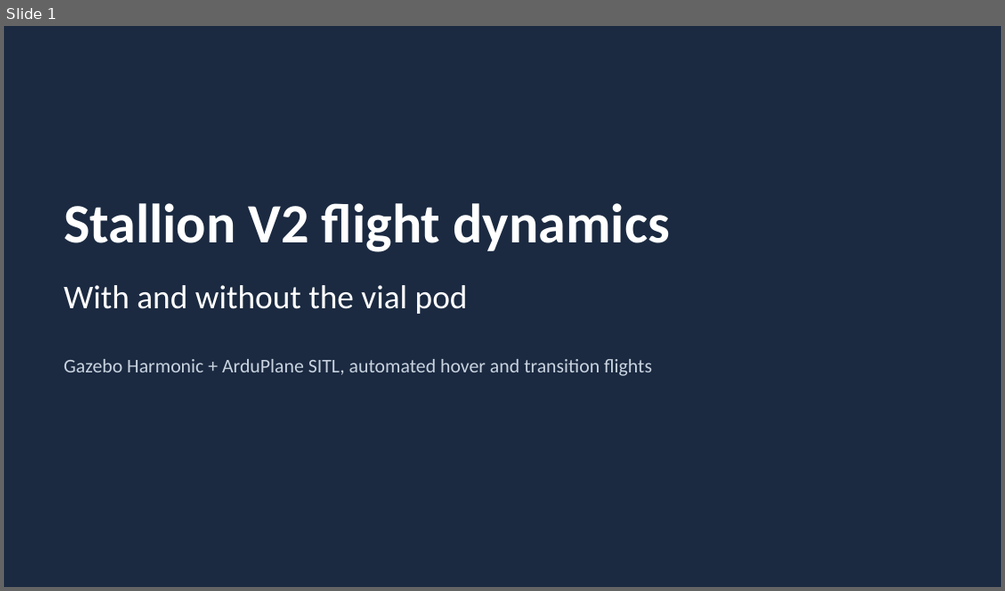
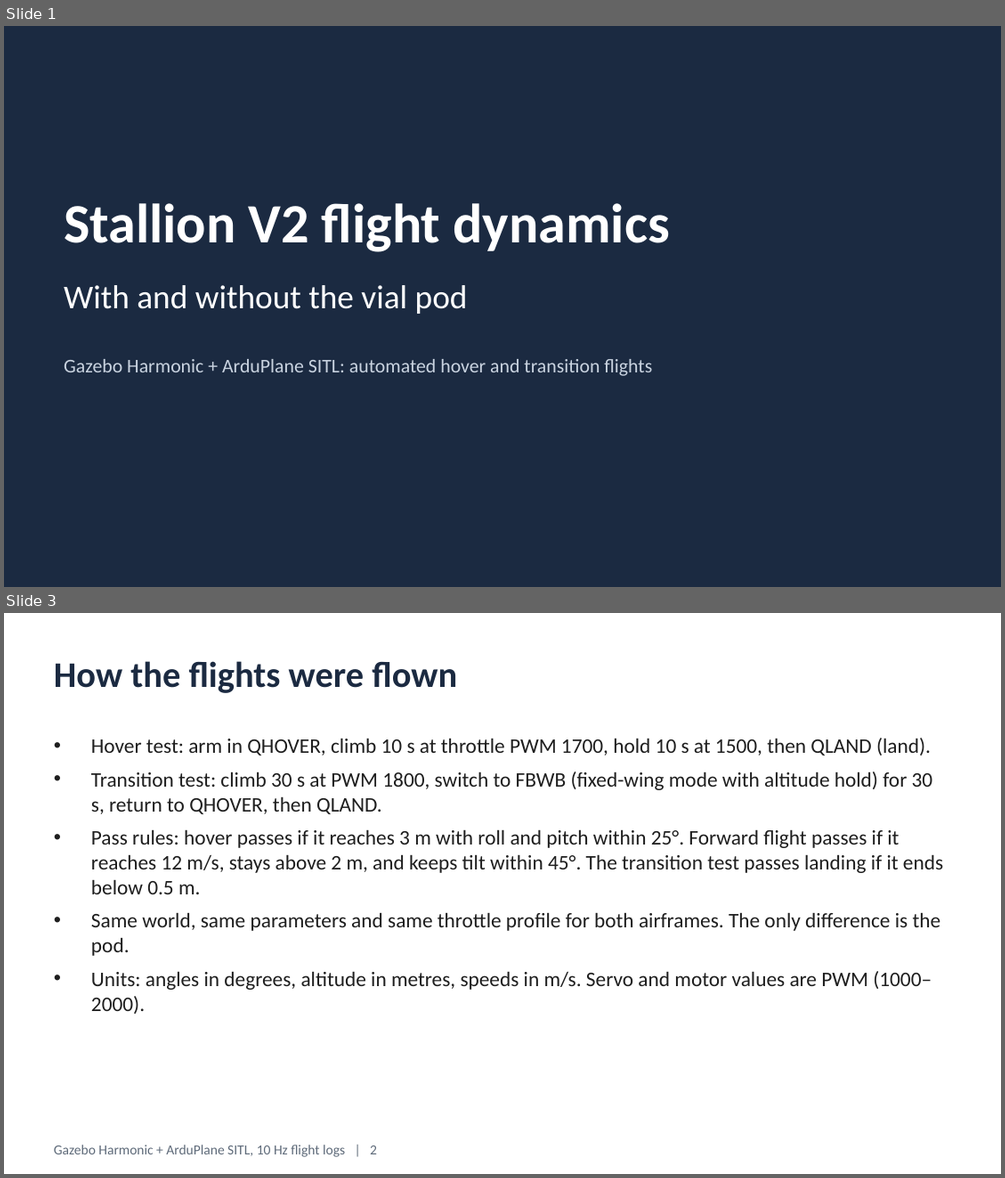
Before and after one commit to nimit0506/StallionAutomation, a slide deck: docs/Stallion_V2_Pod_vs_NoPod_Flight_Dynamics.pptx. Shown one above the other, each under a label of ours: slide 1 before the commit, slides 1 and 3 after it; the slides between them are not shown. The pictures are 1005x591 and 1005x1178 pixels, drawn with LibreOffice and Linux fonts; fonts in the diff are those of the drawing. Boxes give left, top, right and bottom in pixels: in the first picture for what was removed or moved away, otherwise in the second. Text is boxed around its words. In the diff, an @@ line names an element or a change of style, - is before the commit and + after.

```diff
--- a/docs/Stallion_V2_Pod_vs_NoPod_Flight_Dynamics.pptx
+++ b/docs/Stallion_V2_Pod_vs_NoPod_Flight_Dynamics.pptx
@@ slide 3 added at [4,613,1001,1174], background #FFFFFF @@
@@ text added at [54,661,457,693], 26 pt, text #1B2A41, bold @@
+How the flights were flown
@@ text added at [91,738,943,1013], 15 pt, text #1E1E1E @@
+• Hover test: arm in QHOVER, climb 10 s at throttle PWM 1700, hold 10 s at 1500, then QLAND (land).
+• Transition test: climb 30 s at PWM 1800, switch to FBWB (fixed-wing mode with altitude hold) for 30 s, return to QHOVER, then QLAND.
+• Pass rules: hover passes if it reaches 3 m with roll and pitch within 25°. Forward flight passes if it reaches 12 m/s, stays above 2 m, and keeps tilt within 45°. The transition test passes landing if it ends below 0.5 m.
+• Same world, same parameters and same throttle profile for both airframes. The only difference is the pod.
+• Units: angles in degrees, altitude in metres, speeds in m/s. Servo and motor values are PWM (1000–2000).
@@ text added at [54,1144,377,1157], 10 pt, text #5F6B7A @@
+Gazebo Harmonic + ArduPlane SITL, 10 Hz flight logs | 2
@@ slide 1 changed as well @@
@@ text at [64,359,652,376]: text changed @@
-Gazebo Harmonic + ArduPlane SITL, automated hover and transition flights
+Gazebo Harmonic + ArduPlane SITL: automated hover and transition flights
```
Also in this commit, not shown: 11 other slides changed, 2 other slides added, 2 slides removed, 1 other file.
